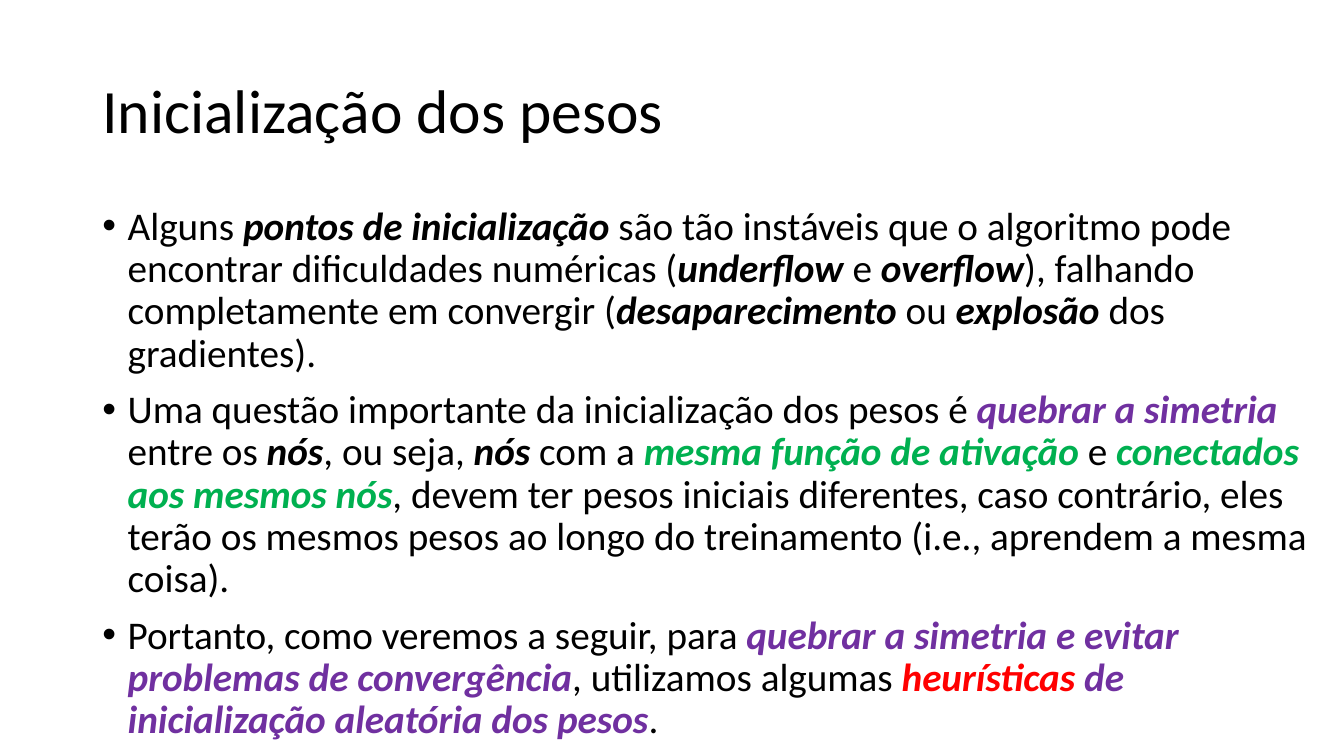
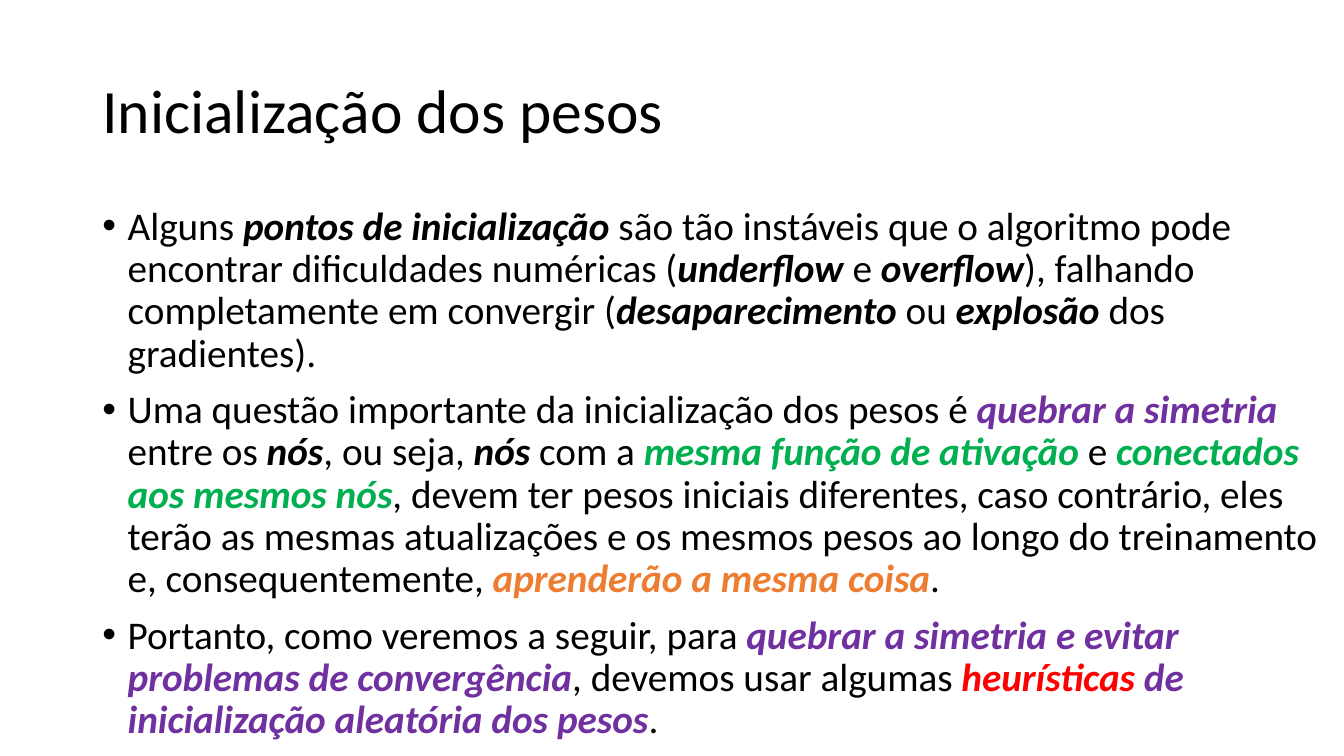
Before and after one commit to zz4fap/t320_aprendizado_de_maquina, a slide deck: slide 15 of slides/T320_Redes_Neurais_Artificiais (Parte IV).pptx. Drawn at 1344x756 pixels with LibreOffice and Linux fonts; fonts in the diff are those of the drawing. Boxes give left, top, right and bottom in pixels: in the first picture for what was removed or moved away, otherwise in the second. Text is boxed around its words. In the diff, an @@ line names an element or a change of style, - is before the commit and + after.

```diff
--- a/slides/T320_Redes_Neurais_Artificiais (Parte IV).pptx
+++ b/slides/T320_Redes_Neurais_Artificiais (Parte IV).pptx
@@ text at bbox=[128, 395, 1317, 740]: text changed @@
-• Uma questão importante da inicialização dos pesos é quebrar a simetria entre os nós, ou seja, nós com a mesma função de ativação e conectados aos mesmos nós, devem ter pesos iniciais diferentes, caso contrário, eles terão os mesmos pesos ao longo do treinamento (i.e., aprendem a mesma coisa).
-• Portanto, como veremos a seguir, para quebrar a simetria e evitar problemas de convergência, utilizamos algumas heurísticas de inicialização aleatória dos pesos.
+• Uma questão importante da inicialização dos pesos é quebrar a simetria entre os nós, ou seja, nós com a mesma função de ativação e conectados aos mesmos nós, devem ter pesos iniciais diferentes, caso contrário, eles terão as mesmas atualizações e os mesmos pesos ao longo do treinamento e, consequentemente, aprenderão a mesma coisa.
+• Portanto, como veremos a seguir, para quebrar a simetria e evitar problemas de convergência, devemos usar algumas heurísticas de inicialização aleatória dos pesos.
```
Also in this commit, not shown: 5 other slides changed, 1 other file.
